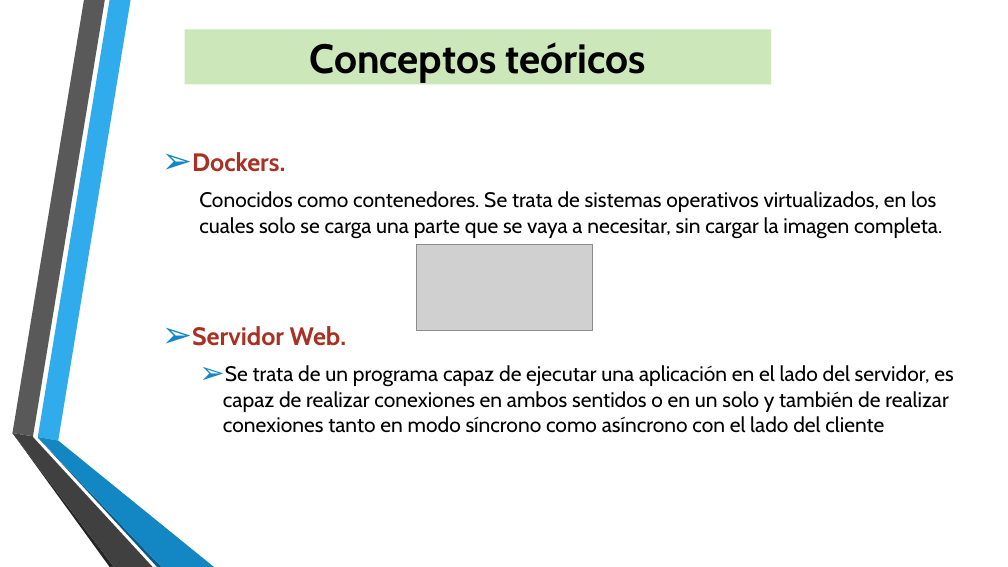
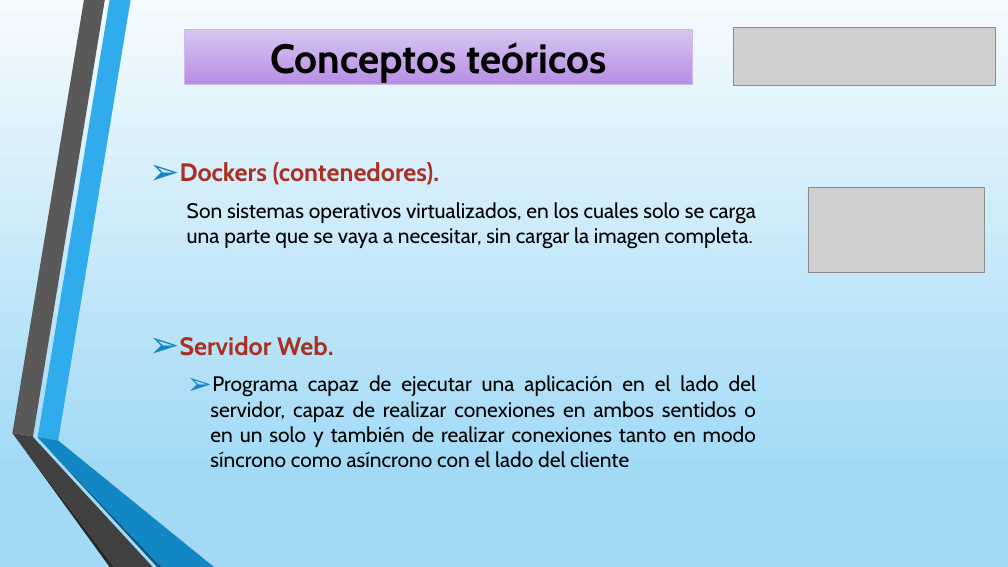
Before and after one commit to javi13gg/TFG_GII_O_MA_18.01-Simulaci-n-de-redes-con-GNS3, a slide deck: slide 5 of PRESENTACION.pptx (slide 4 before the commit). Drawn at 1008x567 pixels with LibreOffice and Linux fonts; fonts in the diff are those of the drawing; grey boxes stand for pictures; background and template pictures are left out. Boxes give left, top, right and bottom in pixels: in the first picture for what was removed or moved away, otherwise in the second. Text is boxed around its words. In the diff, an @@ line names an element or a change of style, - is before the commit and + after.

```diff
--- a/PRESENTACION.pptx
+++ b/PRESENTACION.pptx
@@ background picture (left out) to gradient #F5FBFE to #A2DAF6 to #C1E6F9 @@
@@ rectangle "Conceptos teóricos": place and size @@
-rectangle "Conceptos teóricos" at <box>185,29,771,85</box>
+rectangle "Conceptos teóricos" at <box>185,29,693,85</box>
@@ rectangle "Conceptos teóricos" at <box>185,29,693,85</box>: fill #CCE7B9 to gradient #D9C6F1 to #B88EE6; outline none to #D0B8EE 0.75 pt @@
@@ picture added at <box>734,27,996,85</box> @@
@@ text "Dockers (contenedores).": place and size @@
-text "Dockers (contenedores)." at <box>192,152,953,433</box>
+text "Dockers (contenedores)." at <box>180,202,756,468</box>
@@ text at <box>187,202,756,249</box>: text changed @@
-➢ Dockers.
-  Conocidos como contenedores. Se trata de sistemas operativos virtualizados, en los cuales solo se carga una parte que se vaya a necesitar, sin cargar la imagen completa.
+➢ Dockers (contenedores).
+  Son sistemas operativos virtualizados, en los cuales solo se carga una parte que se vaya a necesitar, sin cargar la imagen completa.
@@ picture: place and size @@
-picture at <box>416,245,592,330</box>
+picture at <box>808,188,985,273</box>
@@ text at <box>180,336,333,356</box>: alignment left to justified @@
@@ text at <box>210,375,756,468</box>: text changed @@
-  ➢ Se trata de un programa capaz de ejecutar una aplicación en el lado del servidor, es capaz de realizar conexiones en ambos sentidos o en un solo y también de realizar conexiones tanto en modo síncrono como asíncrono con el lado del cliente
+  ➢ Programa capaz de ejecutar una aplicación en el lado del servidor, capaz de realizar conexiones en ambos sentidos o en un solo y también de realizar conexiones tanto en modo síncrono como asíncrono con el lado del cliente
```
Also in this commit, not shown: 12 other slides changed, 1 slide added.
